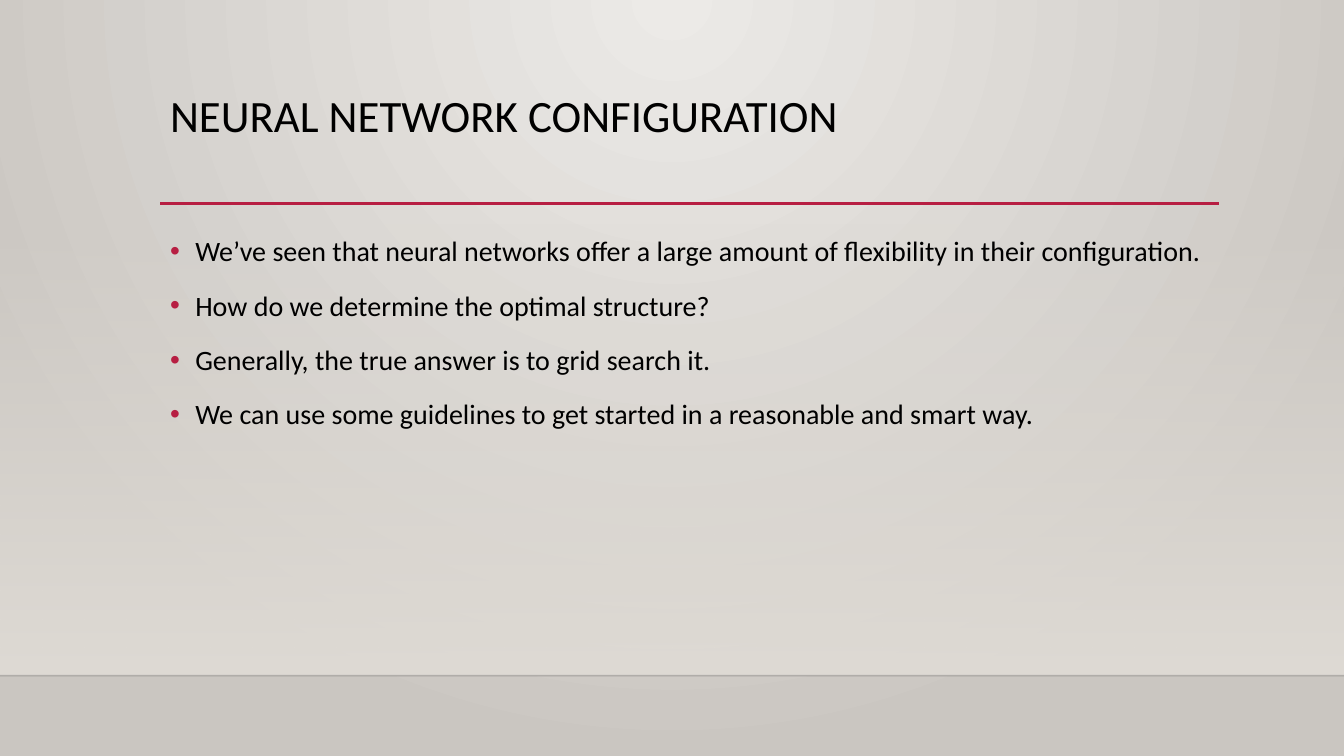
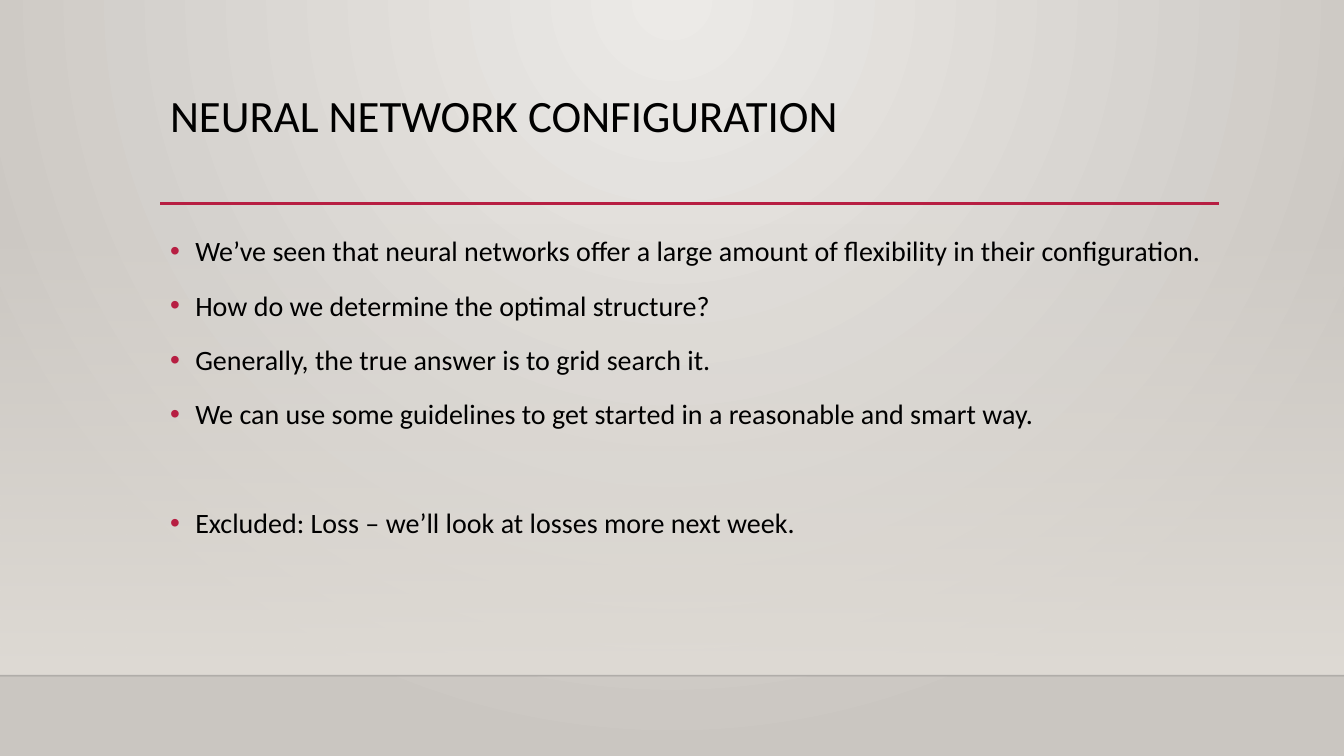
Before and after one commit to allyryry/3950_Workbooks, a slide deck: slide 2 of reference_content/Slides/tensorflow_optimization.pptx. Drawn at 1344x756 pixels with LibreOffice and Linux fonts; fonts in the diff are those of the drawing; background and template pictures are left out. Boxes give left, top, right and bottom in pixels: in the first picture for what was removed or moved away, otherwise in the second. Text is boxed around its words. In the diff, an @@ line names an element or a change of style, - is before the commit and + after.

```diff
--- a/reference_content/Slides/tensorflow_optimization.pptx
+++ b/reference_content/Slides/tensorflow_optimization.pptx
@@ text at <box>195,513,794,533</box>: paragraph added @@
+• Excluded: Loss – we’ll look at losses more next week.
```
Also in this commit, not shown: 3 other slides changed, 7 slides added, 7 other files.
